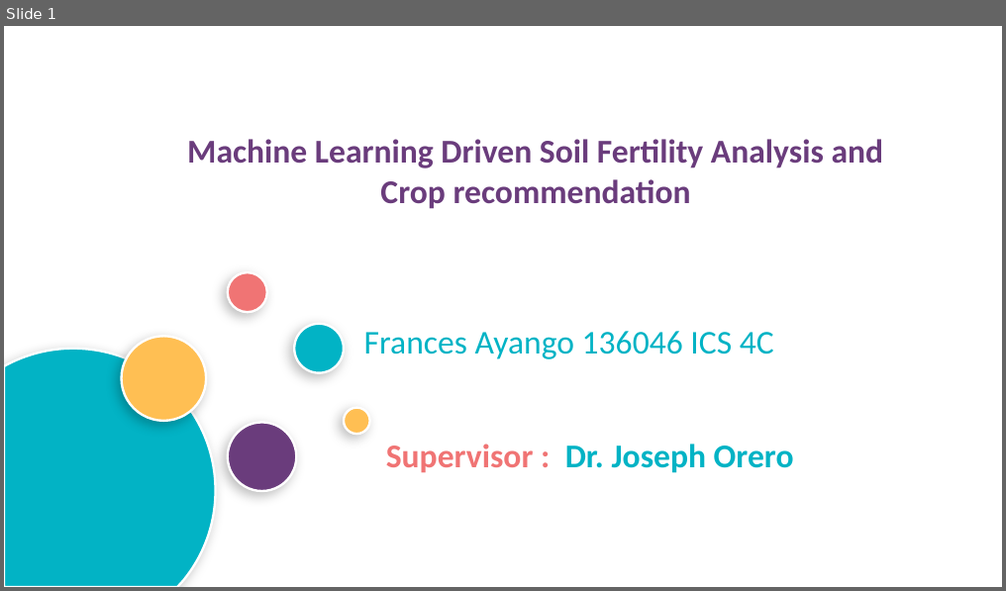
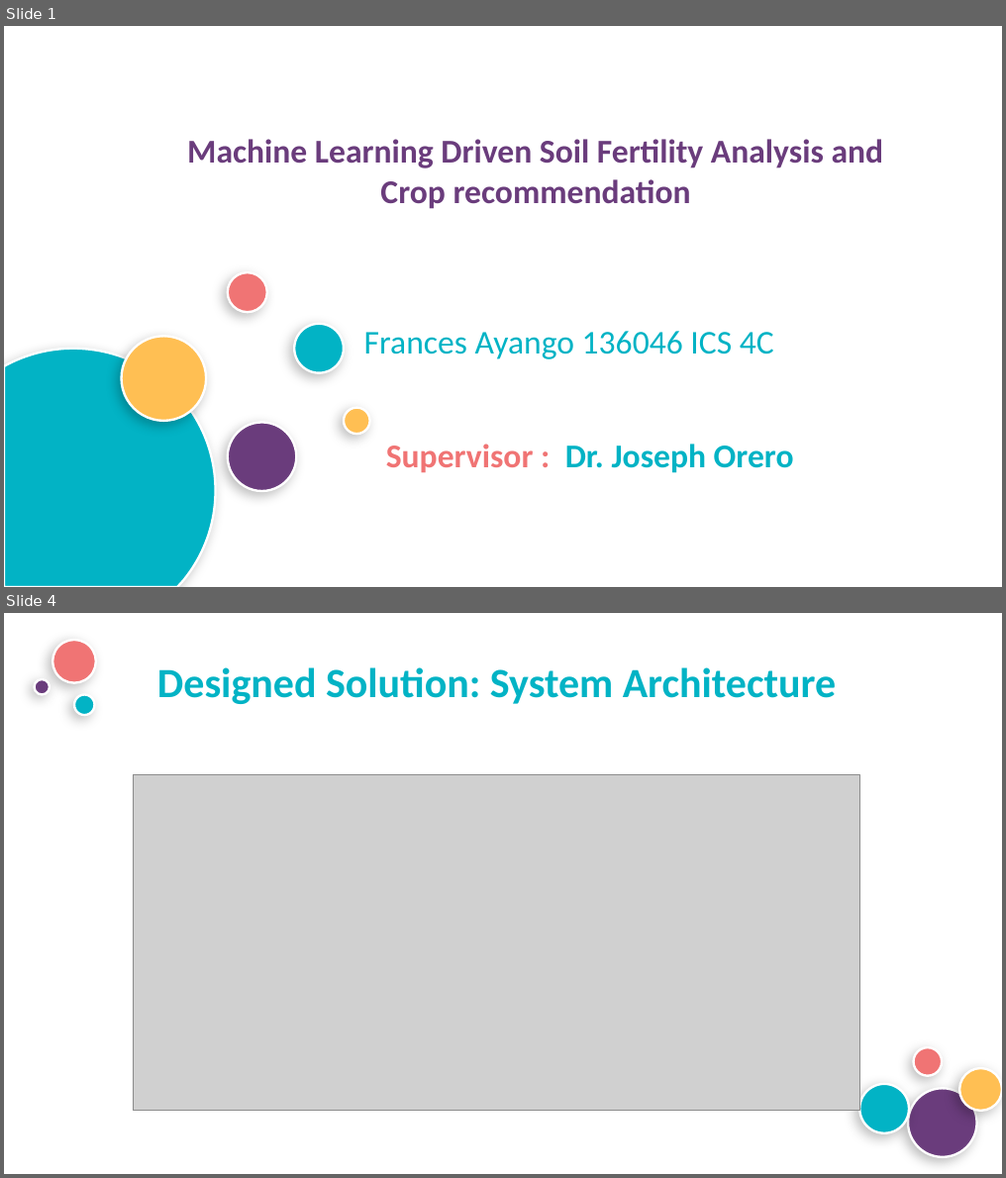
Before and after one commit to frances22-cloud/Soil-Fertility-Analysis, a slide deck: ppt.pptx. Shown one above the other, each under a label of ours: slide 1 before the commit, slides 1 and 4 after it; the slides between them are not shown. The pictures are 1006x591 and 1006x1178 pixels, drawn with LibreOffice and Linux fonts; fonts in the diff are those of the drawing; grey boxes stand for pictures; background and template pictures are left out. Boxes give left, top, right and bottom in pixels: in the first picture for what was removed or moved away, otherwise in the second. Text is boxed around its words. In the diff, an @@ line names an element or a change of style, - is before the commit and + after.

```diff
--- a/ppt.pptx
+++ b/ppt.pptx
@@ slide 4 added at (x1=4, y1=613, x2=1002, y2=1174), background picture (left out) @@
@@ ellipse added at (x1=53, y1=640, x2=96, y2=683), fill #F07474, outline #FFFFFF 2.25 pt @@
@@ text added at (x1=157, y1=667, x2=836, y2=704), 40 pt, text #02B3C5, bold @@
+Designed Solution: System Architecture
@@ ellipse added at (x1=34, y1=679, x2=49, y2=694), fill #6A3C7C, outline #FFFFFF 2.25 pt @@
@@ ellipse added at (x1=74, y1=694, x2=94, y2=715), fill #02B3C5, outline #FFFFFF 2.25 pt @@
@@ picture added at (x1=133, y1=775, x2=859, y2=1111) @@
@@ ellipse added at (x1=914, y1=1048, x2=943, y2=1076), fill #F07474, outline #FFFFFF 2.25 pt @@
@@ ellipse added at (x1=859, y1=1084, x2=909, y2=1134), fill #02B3C5, outline #FFFFFF 2.25 pt @@
@@ ellipse added at (x1=960, y1=1069, x2=1002, y2=1112), fill #FFBF53, outline #FFFFFF 2.25 pt @@
@@ ellipse added at (x1=908, y1=1088, x2=977, y2=1157), fill #6A3C7C, outline #FFFFFF 2.25 pt @@
```
Also in this commit, not shown: 3 slides changed, 2 other slides added, 12 slides removed, 24 other files.
